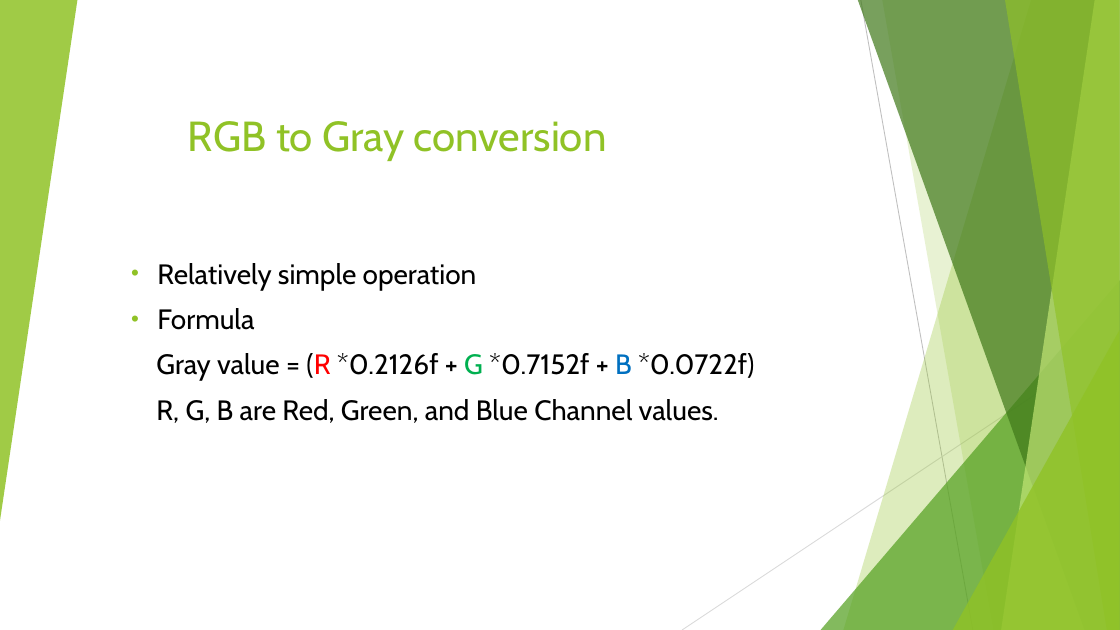
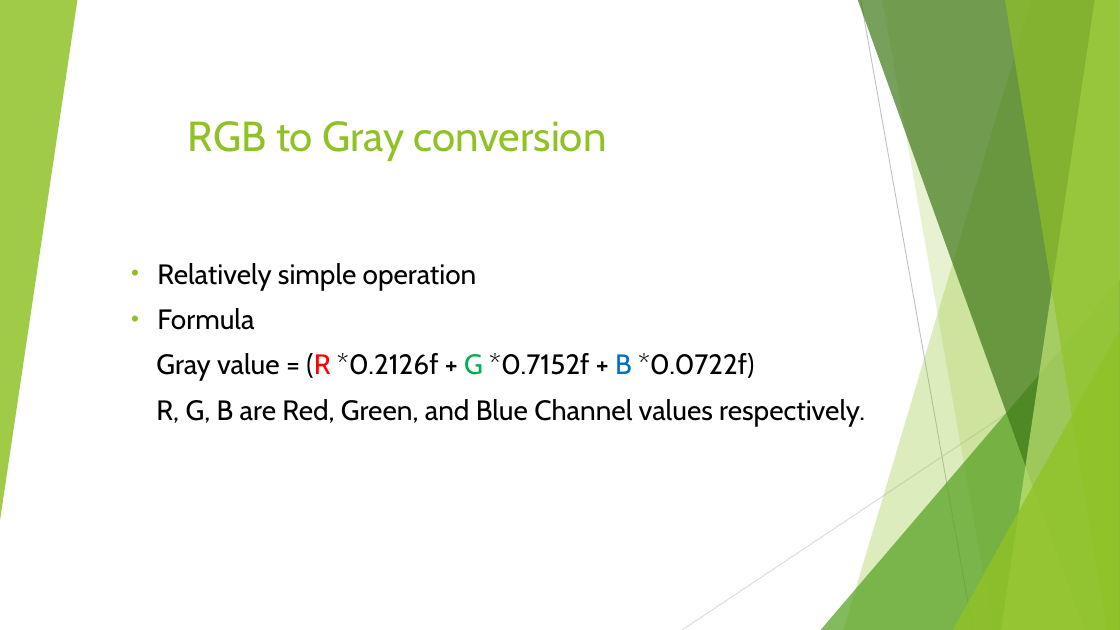
Before and after one commit to UmeshDeshmukh/Presentation, a slide deck: slide 12 of Presentation_E.pptx (slide 11 before the commit). Drawn at 1120x630 pixels with LibreOffice and Linux fonts; fonts in the diff are those of the drawing. Boxes give left, top, right and bottom in pixels: in the first picture for what was removed or moved away, otherwise in the second. Text is boxed around its words. In the diff, an @@ line names an element or a change of style, - is before the commit and + after.

```diff
--- a/Presentation_E.pptx
+++ b/Presentation_E.pptx
@@ subtitle at (x1=156, y1=399, x2=865, y2=426): text changed @@
-R, G, B are Red, Green, and Blue Channel values.
+R, G, B are Red, Green, and Blue Channel values respectively.
```
Also in this commit, not shown: 3 other slides changed, 7 slides added, 6 slides removed.
